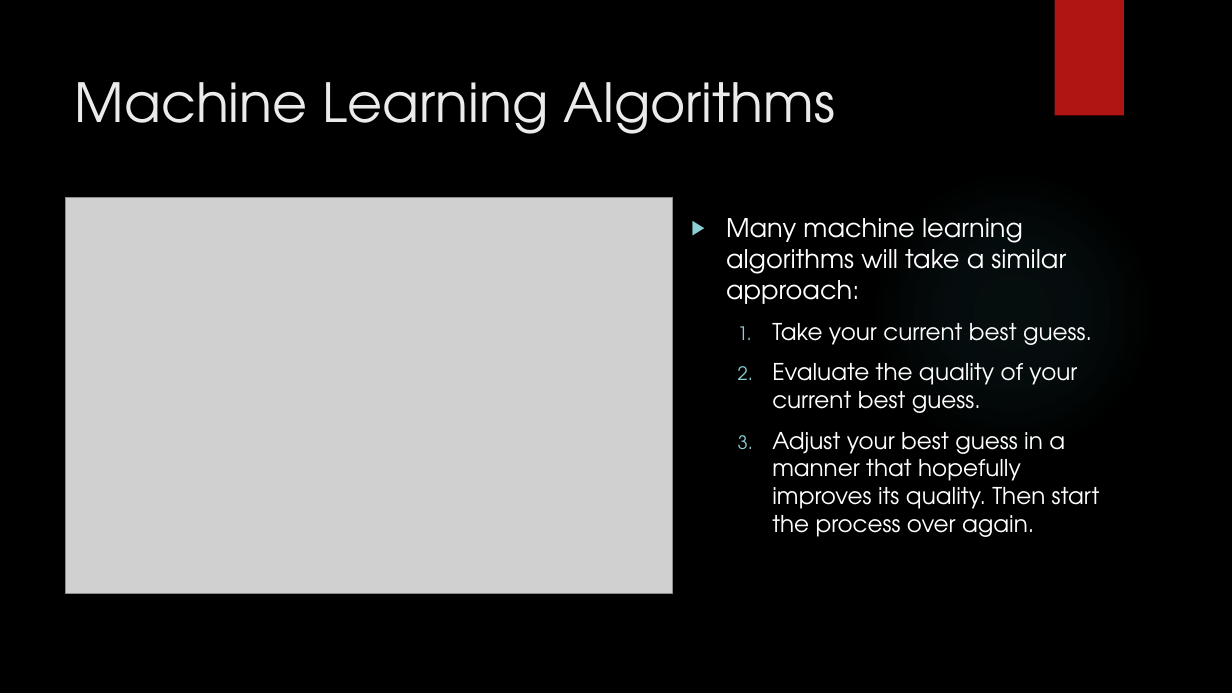
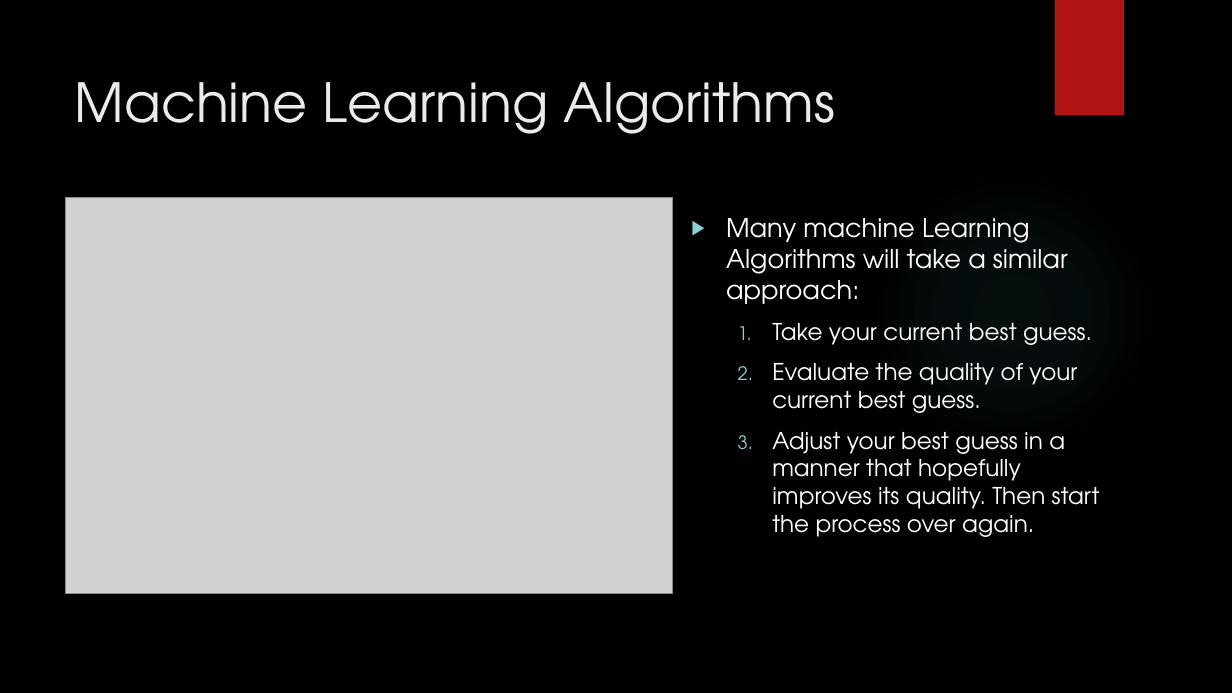
Before and after one commit to FleepyBeepy/Artificial-Intelligence, a slide deck: slide 3 of Lecture Slides/Basics of Machine Learning.pptx. Drawn at 1232x693 pixels with LibreOffice and Linux fonts; fonts in the diff are those of the drawing; grey boxes stand for pictures; background and template pictures are left out. Boxes give left, top, right and bottom in pixels: in the first picture for what was removed or moved away, otherwise in the second. Text is boxed around its words. In the diff, an @@ line names an element or a change of style, - is before the commit and + after.

```diff
--- a/Lecture Slides/Basics of Machine Learning.pptx
+++ b/Lecture Slides/Basics of Machine Learning.pptx
@@ text at (726, 218, 1068, 304): text changed @@
-▶ Many machine learning algorithms will take a similar approach:
+▶ Many machine Learning Algorithms will take a similar approach:
```
Also in this commit, not shown: 1 other slide changed, 2 other files.
